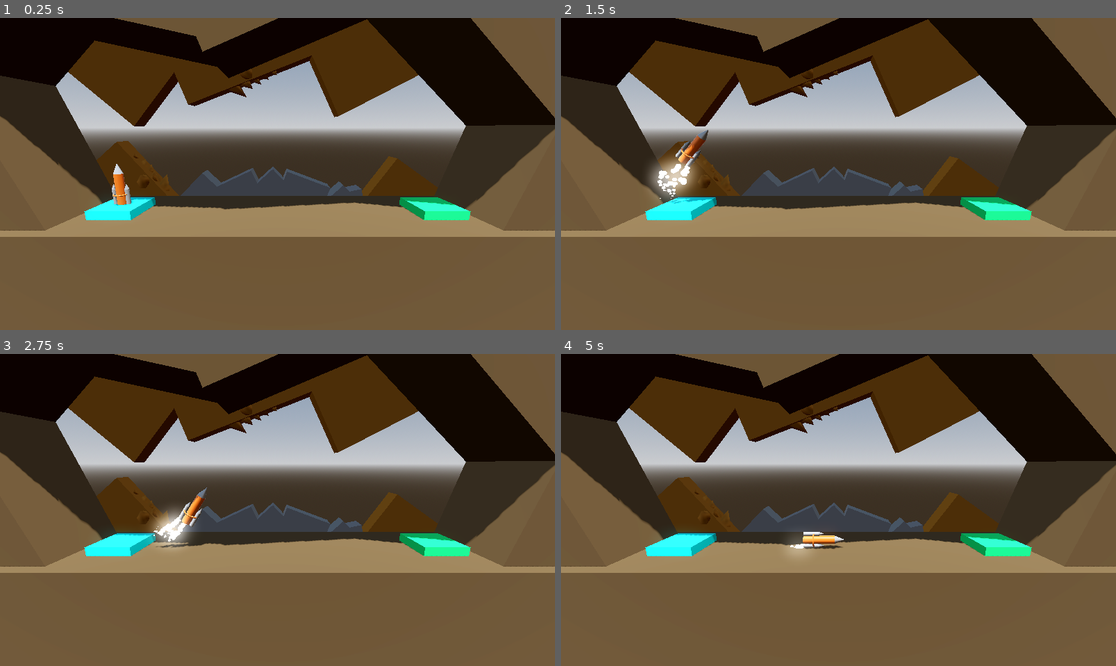
Above: before the commit, frames 1-4 (two rows, left to right).
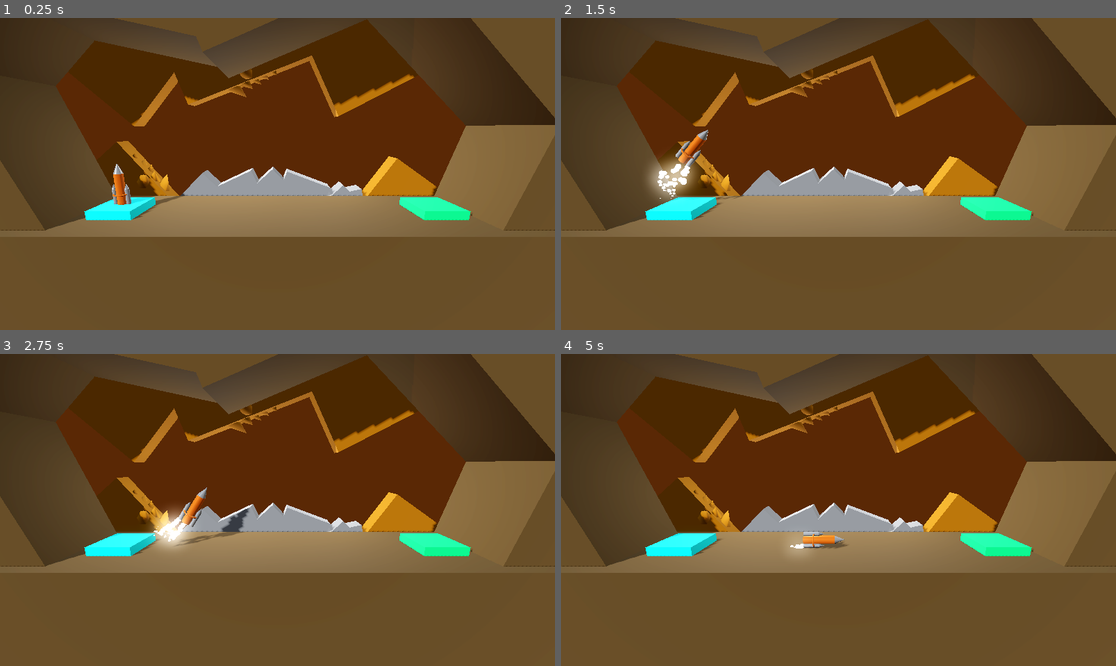
Above: after the commit, the same moments.

Repository: Tildozer/Boost
Game: Godot game, scene res://scenes/levels/level_1.tscn
The game is run twice, just before and just after one commit, with the same random seed, the same clock (stepped at 60 frames per second) and the same inputs.
Inputs:
- Up to frame 1 (0.25 s): no input
- Up to frame 2 (1.5 s): tap Enter at 0.5 s; hold D (rotate_right) 0.53-1.28 s; hold Space (boost) 0.53-1.28 s; hold A (rotate_left) from 1.28 s (still down); tap Space (boost) at 1.35 s
- Up to frame 3 (2.75 s): release A (rotate_left) at 2.03 s; hold D (rotate_right) from 2.03 s (still down); hold Space (boost) from 2.03 s (still down)
- Up to frame 4 (5 s): release Space (boost) at 2.78 s; tap Space (boost) at 2.85, 4.35 s; release D (rotate_right) at 3.53 s; hold Space (boost) 3.53-4.28 s; hold A (rotate_left) from 3.53 s (still down); tap Escape (ui_cancel) at 4.15 s

The runs differ from the first frame. In frame 1, 49% of the frame differs, in the area x 0-100%, y 0-71%; in frame 2, 49%; in frame 3, 48%; in frame 4, 49%.

Commit message:
done with this project, maybe will add more but also just want to build my own game

Diff:
--- a/scenes/enviroment/background.tscn
+++ b/scenes/enviroment/background.tscn
@@ -1,10 +1,25 @@
-[gd_scene load_steps=3 format=3 uid="uid://bi78dcd3salkd"]
+[gd_scene load_steps=6 format=3 uid="uid://bi78dcd3salkd"]
 
 [ext_resource type="Material" uid="uid://bnsqu0mpgb60w" path="res://assets/materials/backgroundBrown.tres" id="1_y0upk"]
 [ext_resource type="Material" uid="uid://6n8vl7hu8wm0" path="res://assets/materials/stoneGrey.tres" id="2_jougr"]
 
+[sub_resource type="ProceduralSkyMaterial" id="ProceduralSkyMaterial_22yvx"]
+sky_horizon_color = Color(0.662243, 0.671743, 0.686743, 1)
+ground_horizon_color = Color(0.662243, 0.671743, 0.686743, 1)
+
+[sub_resource type="Sky" id="Sky_2q6dc"]
+sky_material = SubResource("ProceduralSkyMaterial_22yvx")
+
+[sub_resource type="Environment" id="Environment_ye1qa"]
+background_mode = 1
+background_color = Color(0.07, 0.0348833, 0.0098, 1)
+sky = SubResource("Sky_2q6dc")
+ambient_light_source = 3
+tonemap_mode = 2
+glow_enabled = true
+
 [node name="background" type="Node3D"]
-transform = Transform3D(0.78314, -0.621845, 0, 0.621845, 0.78314, 0, 0, 0, 1, 0, 0, 0)
+transform = Transform3D(1, 0, 0, 0, 1, 0, 0, 0, 1, 0, 0, 0)
 
 [node name="dirtBackground" type="CSGBox3D" parent="."]
 material_override = ExtResource("1_y0upk")
@@ -119,3 +134,26 @@
 [node name="stoneBackground5" type="CSGBox3D" parent="stoneBackground"]
 transform = Transform3D(0.0398359, 0.999206, 0, -0.999206, 0.0398359, 0, 0, 0, 1, -2.69081, -3.67493, 0)
 size = Vector3(3, 2.79926, 1)
+
+[node name="DirectionalLight3D" type="DirectionalLight3D" parent="."]
+transform = Transform3D(0.984808, 0.111619, -0.133022, 0, 0.766044, 0.642788, 0.173648, -0.633022, 0.754407, 9.53674e-07, 11.2988, 11.9832)
+light_energy = 0.5
+shadow_enabled = true
+
+[node name="WorldEnvironment" type="WorldEnvironment" parent="."]
+environment = SubResource("Environment_ye1qa")
+
+[node name="OmniLight3D" type="OmniLight3D" parent="."]
+transform = Transform3D(1, 0, 0, 0, 1, 0, 0, 0, 1, 8.57182, -1.72689, 0)
+omni_range = 12.0
+omni_attenuation = 0.5
+
+[node name="OmniLight3D3" type="OmniLight3D" parent="."]
+transform = Transform3D(1, 0, 0, 0, 1, 0, 0, 0, 1, 4.8638, 0.625495, 0)
+omni_range = 12.0
+omni_attenuation = 0.5
+
+[node name="OmniLight3D2" type="OmniLight3D" parent="."]
+transform = Transform3D(1, 0, 0, 0, 1, 0, 0, 0, 1, 12.4124, -5.99136, 0)
+omni_range = 12.0
+omni_attenuation = 0.5
--- a/scenes/levels/level_1.tscn
+++ b/scenes/levels/level_1.tscn
@@ -1,22 +1,9 @@
-[gd_scene load_steps=10 format=3 uid="uid://c5elxy06evgjy"]
+[gd_scene load_steps=7 format=3 uid="uid://c5elxy06evgjy"]
 
 [ext_resource type="Script" uid="uid://cxtbitoqm04ks" path="res://scripts/landing_pad.gd" id="1_6iamk"]
 [ext_resource type="PackedScene" uid="uid://bi78dcd3salkd" path="res://scenes/enviroment/background.tscn" id="1_x42e6"]
 [ext_resource type="PackedScene" uid="uid://bd0phqxxkb8h1" path="res://scenes/player/player.tscn" id="2_nsrm0"]
 [ext_resource type="PackedScene" uid="uid://7vd1hhwdycn" path="res://scenes/enviroment/floor.tscn" id="2_x42e6"]
-
-[sub_resource type="ProceduralSkyMaterial" id="ProceduralSkyMaterial_rd3vj"]
-sky_horizon_color = Color(0.662243, 0.671743, 0.686743, 1)
-ground_horizon_color = Color(0.662243, 0.671743, 0.686743, 1)
-
-[sub_resource type="Sky" id="Sky_2q6dc"]
-sky_material = SubResource("ProceduralSkyMaterial_rd3vj")
-
-[sub_resource type="Environment" id="Environment_w7c3h"]
-background_mode = 2
-sky = SubResource("Sky_2q6dc")
-tonemap_mode = 2
-glow_enabled = true
 
 [sub_resource type="StandardMaterial3D" id="StandardMaterial3D_2q6dc"]
 albedo_color = Color(8.66354e-06, 0.860988, 0.860988, 1)
@@ -25,13 +12,6 @@
 albedo_color = Color(4.28364e-06, 0.832985, 0.390684, 1)
 
 [node name="level" type="Node3D"]
-
-[node name="WorldEnvironment" type="WorldEnvironment" parent="."]
-environment = SubResource("Environment_w7c3h")
-
-[node name="DirectionalLight3D" type="DirectionalLight3D" parent="."]
-transform = Transform3D(-0.836815, -0.547192, 0.0179, 0.201034, -0.2767, 0.939693, -0.509239, 0.789947, 0.341552, 0, 11.2988, 6.52997)
-shadow_enabled = true
 
 [node name="Floor" parent="." instance=ExtResource("2_x42e6")]
 transform = Transform3D(1, 0, 0, 0, 1, 0, 0, 0, 1, 0, -4, 0)
--- a/scenes/levels/level_2.tscn
+++ b/scenes/levels/level_2.tscn
@@ -1,22 +1,9 @@
-[gd_scene load_steps=11 format=3 uid="uid://ds2fyaiqr1ee0"]
+[gd_scene load_steps=8 format=3 uid="uid://ds2fyaiqr1ee0"]
 
 [ext_resource type="PackedScene" uid="uid://7vd1hhwdycn" path="res://scenes/enviroment/floor.tscn" id="1_fiq81"]
 [ext_resource type="Script" uid="uid://cxtbitoqm04ks" path="res://scripts/landing_pad.gd" id="1_g2h2n"]
 [ext_resource type="PackedScene" uid="uid://bi78dcd3salkd" path="res://scenes/enviroment/background.tscn" id="2_l37oo"]
 [ext_resource type="PackedScene" uid="uid://bd0phqxxkb8h1" path="res://scenes/player/player.tscn" id="2_ra442"]
-
-[sub_resource type="ProceduralSkyMaterial" id="ProceduralSkyMaterial_rd3vj"]
-sky_horizon_color = Color(0.662243, 0.671743, 0.686743, 1)
-ground_horizon_color = Color(0.662243, 0.671743, 0.686743, 1)
-
-[sub_resource type="Sky" id="Sky_2q6dc"]
-sky_material = SubResource("ProceduralSkyMaterial_rd3vj")
-
-[sub_resource type="Environment" id="Environment_w7c3h"]
-background_mode = 2
-sky = SubResource("Sky_2q6dc")
-tonemap_mode = 2
-glow_enabled = true
 
 [sub_resource type="StandardMaterial3D" id="StandardMaterial3D_nos0u"]
 albedo_color = Color(1, 0, 1, 1)
@@ -28,13 +15,6 @@
 albedo_color = Color(4.28364e-06, 0.832985, 0.390684, 1)
 
 [node name="level" type="Node3D"]
-
-[node name="WorldEnvironment" type="WorldEnvironment" parent="."]
-environment = SubResource("Environment_w7c3h")
-
-[node name="DirectionalLight3D" type="DirectionalLight3D" parent="."]
-transform = Transform3D(-0.836815, -0.547192, 0.0179, 0.201034, -0.2767, 0.939693, -0.50924, 0.789948, 0.341551, 0, 10, 0)
-shadow_enabled = true
 
 [node name="Floor" parent="." instance=ExtResource("1_fiq81")]
 transform = Transform3D(1, 0, 0, 0, 1, 0, 0, 0, 1, 0, -4, 0)
--- a/scenes/levels/level_3.tscn
+++ b/scenes/levels/level_3.tscn
@@ -1,22 +1,9 @@
-[gd_scene load_steps=11 format=3 uid="uid://du6n1nm11b0qs"]
+[gd_scene load_steps=8 format=3 uid="uid://du6n1nm11b0qs"]
 
 [ext_resource type="PackedScene" uid="uid://7vd1hhwdycn" path="res://scenes/enviroment/floor.tscn" id="1_0ljxa"]
 [ext_resource type="Script" uid="uid://cxtbitoqm04ks" path="res://scripts/landing_pad.gd" id="1_44gv1"]
 [ext_resource type="PackedScene" uid="uid://bd0phqxxkb8h1" path="res://scenes/player/player.tscn" id="2_0ljxa"]
 [ext_resource type="PackedScene" uid="uid://bi78dcd3salkd" path="res://scenes/enviroment/background.tscn" id="2_0qepi"]
-
-[sub_resource type="ProceduralSkyMaterial" id="ProceduralSkyMaterial_rd3vj"]
-sky_horizon_color = Color(0.662243, 0.671743, 0.686743, 1)
-ground_horizon_color = Color(0.662243, 0.671743, 0.686743, 1)
-
-[sub_resource type="Sky" id="Sky_2q6dc"]
-sky_material = SubResource("ProceduralSkyMaterial_rd3vj")
-
-[sub_resource type="Environment" id="Environment_w7c3h"]
-background_mode = 2
-sky = SubResource("Sky_2q6dc")
-tonemap_mode = 2
-glow_enabled = true
 
 [sub_resource type="StandardMaterial3D" id="StandardMaterial3D_nos0u"]
 albedo_color = Color(1, 0, 1, 1)
@@ -28,13 +15,6 @@
 albedo_color = Color(4.28364e-06, 0.832985, 0.390684, 1)
 
 [node name="level" type="Node3D"]
-
-[node name="WorldEnvironment" type="WorldEnvironment" parent="."]
-environment = SubResource("Environment_w7c3h")
-
-[node name="DirectionalLight3D" type="DirectionalLight3D" parent="."]
-transform = Transform3D(-0.836815, -0.547192, 0.0179, 0.201034, -0.2767, 0.939693, -0.50924, 0.789948, 0.341551, 0, 10, 0)
-shadow_enabled = true
 
 [node name="Floor" parent="." instance=ExtResource("1_0ljxa")]
 transform = Transform3D(1, 0, 0, 0, 1, 0, 0, 0, 1, 0, -4, 0)
--- a/scenes/levels/level_4.tscn
+++ b/scenes/levels/level_4.tscn
@@ -1,23 +1,10 @@
-[gd_scene load_steps=11 format=3 uid="uid://rk33yhmov7l3"]
+[gd_scene load_steps=8 format=3 uid="uid://rk33yhmov7l3"]
 
 [ext_resource type="PackedScene" uid="uid://7vd1hhwdycn" path="res://scenes/enviroment/floor.tscn" id="1_ogj6a"]
 [ext_resource type="Script" uid="uid://cxtbitoqm04ks" path="res://scripts/landing_pad.gd" id="1_vmkp1"]
 [ext_resource type="PackedScene" uid="uid://bi78dcd3salkd" path="res://scenes/enviroment/background.tscn" id="2_anwe6"]
 [ext_resource type="PackedScene" uid="uid://bd0phqxxkb8h1" path="res://scenes/player/player.tscn" id="2_w6h2s"]
 [ext_resource type="PackedScene" uid="uid://dip433wpgngm7" path="res://scenes/obstacles/moving_obstacle.tscn" id="3_w6h2s"]
-
-[sub_resource type="ProceduralSkyMaterial" id="ProceduralSkyMaterial_rd3vj"]
-sky_horizon_color = Color(0.662243, 0.671743, 0.686743, 1)
-ground_horizon_color = Color(0.662243, 0.671743, 0.686743, 1)
-
-[sub_resource type="Sky" id="Sky_2q6dc"]
-sky_material = SubResource("ProceduralSkyMaterial_rd3vj")
-
-[sub_resource type="Environment" id="Environment_w7c3h"]
-background_mode = 2
-sky = SubResource("Sky_2q6dc")
-tonemap_mode = 2
-glow_enabled = true
 
 [sub_resource type="StandardMaterial3D" id="StandardMaterial3D_2q6dc"]
 albedo_color = Color(8.66354e-06, 0.860988, 0.860988, 1)
@@ -26,13 +13,6 @@
 albedo_color = Color(4.28364e-06, 0.832985, 0.390684, 1)
 
 [node name="level" type="Node3D"]
-
-[node name="WorldEnvironment" type="WorldEnvironment" parent="."]
-environment = SubResource("Environment_w7c3h")
-
-[node name="DirectionalLight3D" type="DirectionalLight3D" parent="."]
-transform = Transform3D(-0.836815, -0.547192, 0.0179, 0.201034, -0.2767, 0.939693, -0.50924, 0.789948, 0.341551, 0, 10, 0)
-shadow_enabled = true
 
 [node name="Floor" parent="." instance=ExtResource("1_ogj6a")]
 transform = Transform3D(1, 0, 0, 0, 1, 0, 0, 0, 1, 0, -4, 0)
--- a/scripts/player/player.gd
+++ b/scripts/player/player.gd
@@ -41,6 +41,9 @@
 	else:
 		right_thruster_particles.emitting = false
 
+	if Input.is_action_pressed("ui_cancel"):
+		get_tree().quit()
+
 func _on_body_entered(body: Node) -> void:
 	if !is_transitioning:
 		if "goal" in body.get_groups():
Not shown, added: export_presets.cfg
